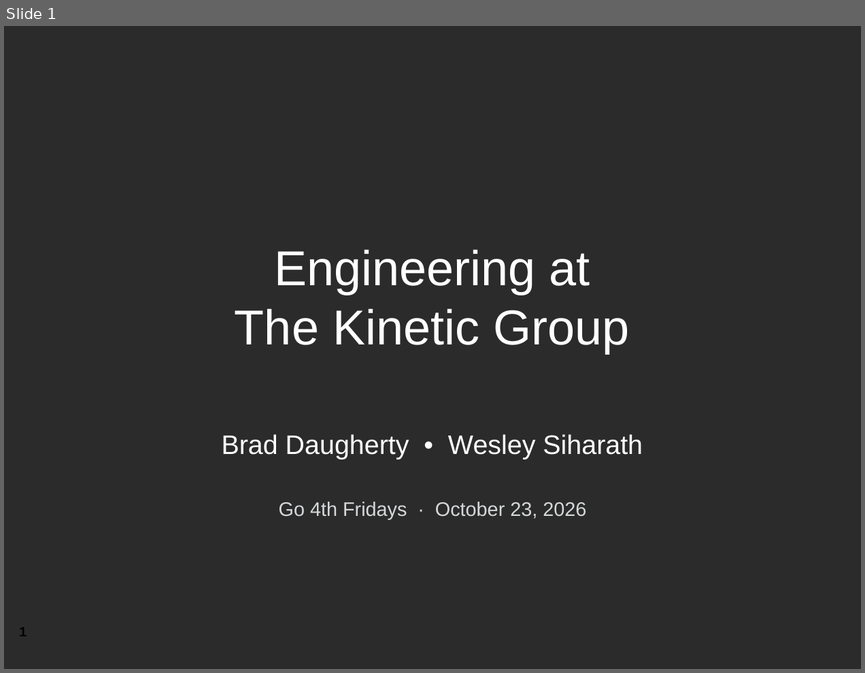
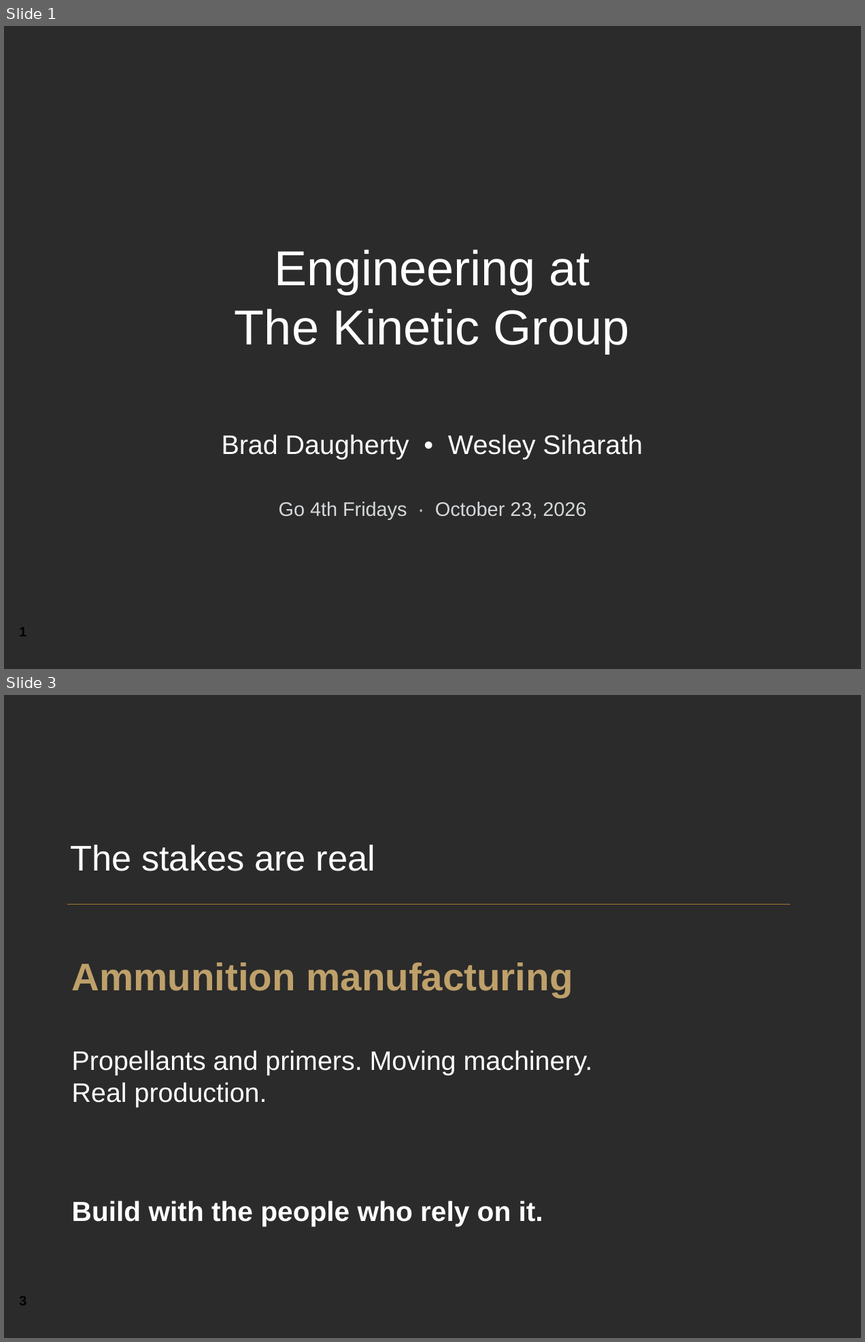
Before and after one commit to YeChamo/part-tracking-demo-ualr, a slide deck: docs/presentation/Engineering_at_The_Kinetic_Group.pptx. Shown one above the other, each under a label of ours: slide 1 before the commit, slides 1 and 3 after it; the slides between them are not shown. The pictures are 865x673 and 865x1342 pixels, drawn with LibreOffice and Linux fonts; fonts in the diff are those of the drawing; background and template pictures are left out; a plain dark background stands for a picture behind light text. Boxes give left, top, right and bottom in pixels: in the first picture for what was removed or moved away, otherwise in the second. Text is boxed around its words. In the diff, an @@ line names an element or a change of style, - is before the commit and + after.

```diff
--- a/docs/presentation/Engineering_at_The_Kinetic_Group.pptx
+++ b/docs/presentation/Engineering_at_The_Kinetic_Group.pptx
@@ slide 3 added at bbox=[4, 695, 861, 1338], background picture (left out) @@
@@ text added at bbox=[70, 845, 375, 871], 30 pt, text #FFFFFF @@
+The stakes are real
@@ line added from (67, 904) to (791, 904), #9D7C2F 0.75 pt @@
@@ text added at bbox=[72, 962, 572, 997], 32.2 pt, text #BEA06A, bold @@
+Ammunition manufacturing
@@ text added at bbox=[72, 1050, 593, 1107], 22.5 pt, text #FFFFFF @@
+Propellants and primers. Moving machinery.
+Real production.
@@ text added at bbox=[72, 1200, 543, 1225], 23.2 pt, text #FFFFFF, bold @@
+Build with the people who rely on it.
@@ text added at bbox=[19, 1296, 26, 1305], 11.2 pt, text #000000, bold @@
+3
```
Also in this commit, not shown: 9 slides changed, 5 other slides added, 3 other files.
